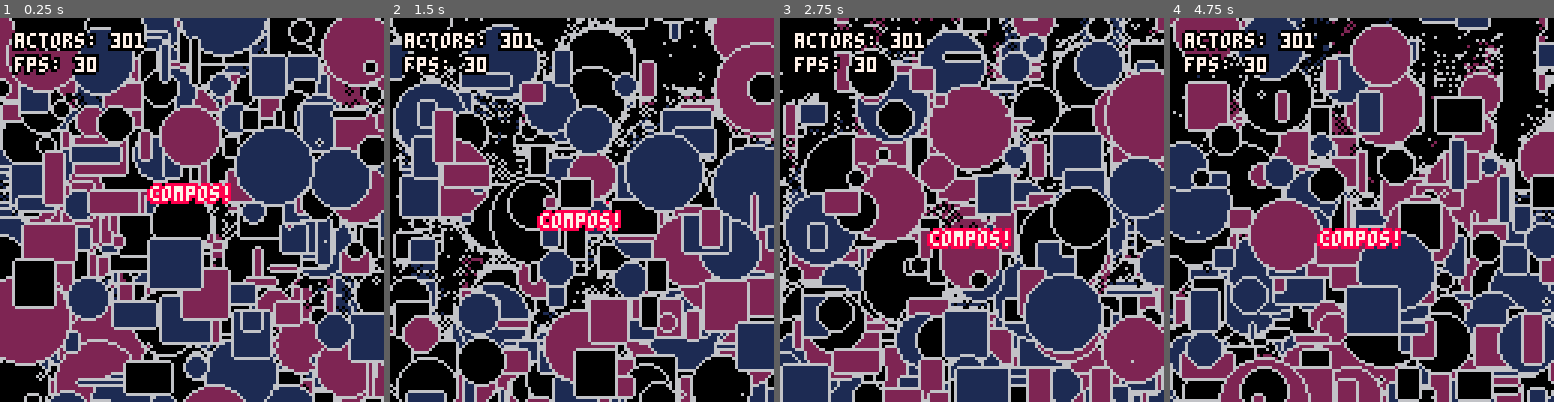
Above: before the commit, frames 1-4 (left to right).
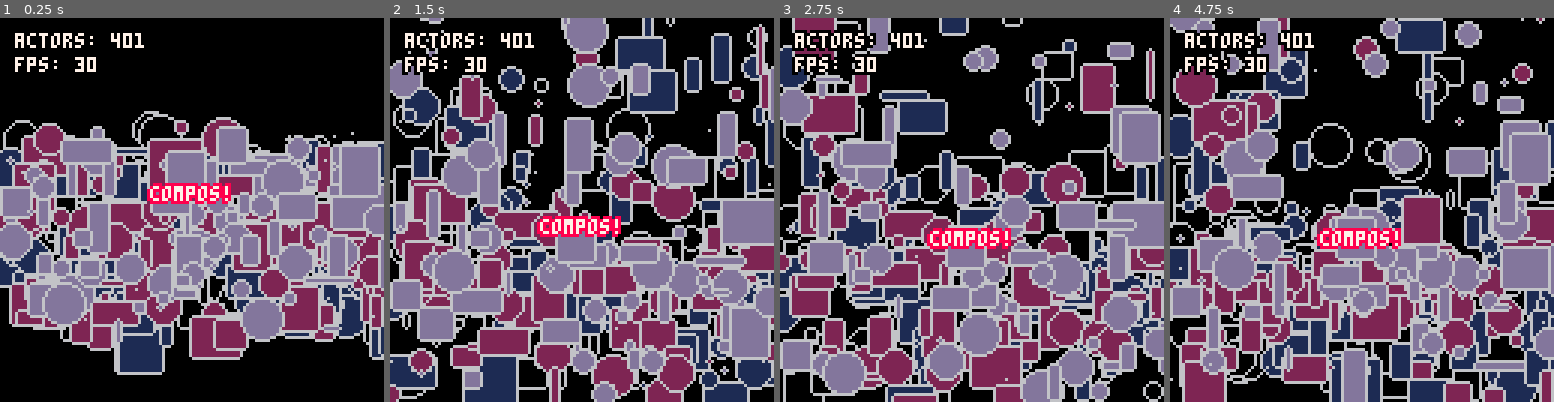
Above: after the commit, the same moments.

Repository: walt-er/compos
Game: PICO-8 cartridge compos.p8
Same seed, same stepped clock (60 frames per second), same inputs: the game is played once before the commit and once after it.
Inputs:
- Up to frame 1 (0.25 s): no input
- Up to frame 2 (1.5 s): no input
- Up to frame 3 (2.75 s): no input
- Up to frame 4 (4.75 s): no input

The runs differ from the first frame. In frame 1, 78% of the frame differs, in the area x 0-100%, y 0-100%; in frame 2, 77%; in frame 3, 77%; in frame 4, 75%.

Commit message:
demo: color based on depth, code in readme

Diff:
--- a/compos.p8
+++ b/compos.p8
@@ -786,34 +786,39 @@
 -- copy compos to enable their functions
 -- set compo values insite of init
 -- include init(), update(), and draw() if this actor should have its own methods
-local blob_colors = split'0, 1, 2'
 local blob = {
-    physical = true,
+    physical = true, -- this will add the properties x, y, w, and h (on compo init)
     velocity = copy(velocity),
     gravity = copy(gravity),
     init = function(self)
+
+        -- make a circle or a rect
         self.circle = flr(rnd(2)) > 0
         if self.circle then
-            self.r = rnd(16)
+            self.r = rnd(8)
         else
             resize(self, rnd(16), rnd(16))
         end
 
+        -- move it to a random position
         translate(self, rnd(128), 64)
-        self.color = blob_colors[ ceil(rnd(#blob_colors)) ]
-
-        self.gravity:set(0.1)
-
-        self.velocity:set(0,rnd(20)-10)
+
+        -- randomize the gravity on this object specifically
+        self.gravity:set(rnd(3) / 5)
+
+        -- randomize inititial velocity and cap
+        self.velocity:set(0,rnd(10)-5)
         self.velocity:cap(0,15)
     end,
     update = function(self)
-        if self.y > win_h then
-            translate(self, rnd(128), 128)
-            self.velocity:set(0, rnd(5)-5)
+        -- reverse velocity if below window bottom
+        if self.y + self.h > win_h then
+            translate(self, self.x, win_h - self.h)
+            self.velocity:set(0, -6)
         end
     end,
     draw = function(self)
+        -- draw the shape during the draw function
         if self.circle then
             outline_circ(self.x, self.y, self.r, self.color, 6)
         else
@@ -822,9 +827,14 @@
     end
 }
 
+-- "split" is a handy method for reducing lengthy objects into 2-token function calls
+local blob_colors = split'0, 1, 2, 13'
+
 -- add these objects to the list of actors
-local blob_count = 300
+local blob_count = 400
 for i = 1, blob_count do
+    -- assign a color based on depth
+    blob.color = blob_colors[ ceil((i / blob_count) * (#blob_colors)) ]
     add(actors, copy(blob))
 end
 
@@ -833,7 +843,7 @@
     update = function(self)
         self.y = 64 + sin(time()) * 8
 
-        --debugging: log out the y to see where the text is
+        -- debugging: log out the y to see where the text is
         -- log(self.y)
     end,
     draw = function(self)
@@ -858,12 +868,10 @@
 end
 
 function _draw()
-    for i=0,1000 do
-        circ(rnd(128),rnd(128),1,0)
-    end
-
+    cls()
     compos_draw()
 end
+
 __gfx__
 00000000000000000000000000000000000000000000000000000000000000000000000000000000000000000000000000000000000000000000000000000000
 00000000000000000000000000000000000000000000000000000000000000000000000000000000000000000000000000000000000000000000000000000000
--- a/demo.lua
+++ b/demo.lua
@@ -1,5 +1,3 @@
-require('compos')
-
 -- =======================================================
 -- demo!
 -- =======================================================
@@ -8,34 +6,39 @@
 -- copy compos to enable their functions
 -- set compo values insite of init
 -- include init(), update(), and draw() if this actor should have its own methods
-local blob_colors = split'0, 1, 2'
 local blob = {
-    physical = true,
+    physical = true, -- this will add the properties x, y, w, and h (on compo init)
     velocity = copy(velocity),
     gravity = copy(gravity),
     init = function(self)
+
+        -- make a circle or a rect
         self.circle = flr(rnd(2)) > 0
         if self.circle then
-            self.r = rnd(16)
+            self.r = rnd(8)
         else
             resize(self, rnd(16), rnd(16))
         end
 
+        -- move it to a random position
         translate(self, rnd(128), 64)
-        self.color = blob_colors[ ceil(rnd(#blob_colors)) ]
 
-        self.gravity:set(0.1)
+        -- randomize the gravity on this object specifically
+        self.gravity:set(rnd(3) / 5)
 
-        self.velocity:set(0,rnd(20)-10)
+        -- randomize inititial velocity and cap
+        self.velocity:set(0,rnd(10)-5)
         self.velocity:cap(0,15)
     end,
     update = function(self)
-        if self.y > win_h then
-            translate(self, rnd(128), 128)
-            self.velocity:set(0, rnd(5)-5)
+        -- reverse velocity if below window bottom
+        if self.y + self.h > win_h then
+            translate(self, self.x, win_h - self.h)
+            self.velocity:set(0, -6)
         end
     end,
     draw = function(self)
+        -- draw the shape during the draw function
         if self.circle then
             outline_circ(self.x, self.y, self.r, self.color, 6)
         else
@@ -44,9 +47,14 @@
     end
 }
 
+-- "split" is a handy method for reducing lengthy objects into 2-token function calls
+local blob_colors = split'0, 1, 2, 13'
+
 -- add these objects to the list of actors
-local blob_count = 300
+local blob_count = 400
 for i = 1, blob_count do
+    -- assign a color based on depth
+    blob.color = blob_colors[ ceil((i / blob_count) * (#blob_colors)) ]
     add(actors, copy(blob))
 end
 
@@ -55,7 +63,7 @@
     update = function(self)
         self.y = 64 + sin(time()) * 8
 
-        --debugging: log out the y to see where the text is
+        -- debugging: log out the y to see where the text is
         -- log(self.y)
     end,
     draw = function(self)
@@ -80,9 +88,6 @@
 end
 
 function _draw()
-    for i=0,1000 do
-        circ(rnd(128),rnd(128),1,0)
-    end
-
+    cls()
     compos_draw()
 end
Not shown, changed: README.md
Not shown, added: compos.gif
